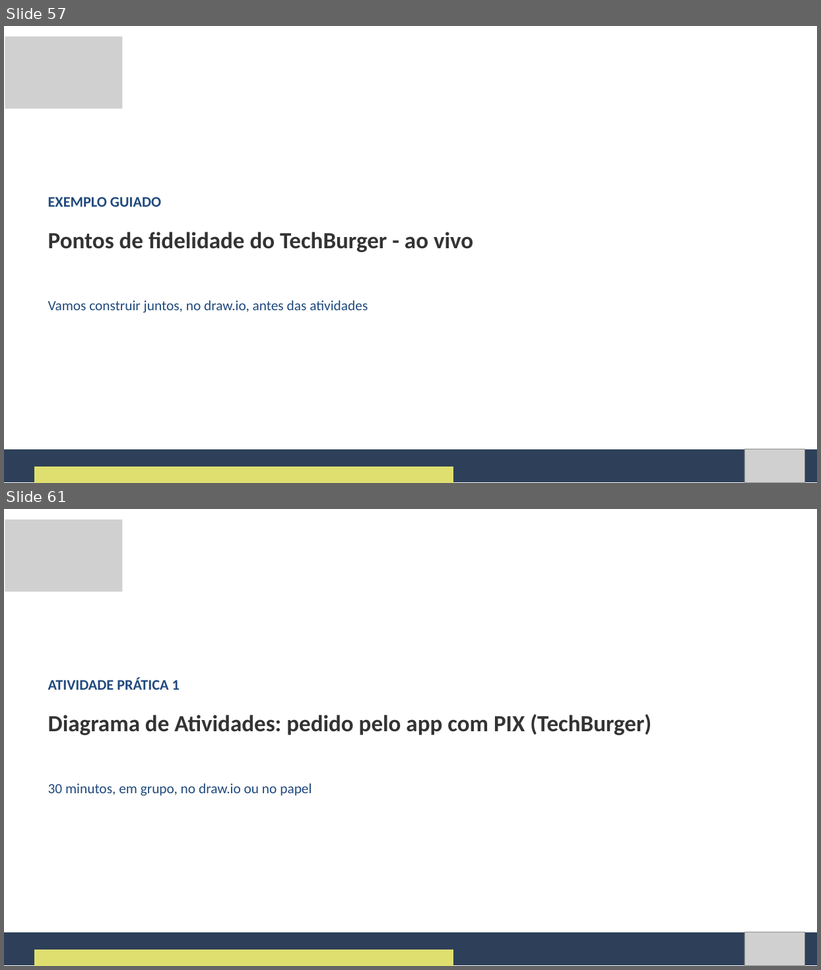
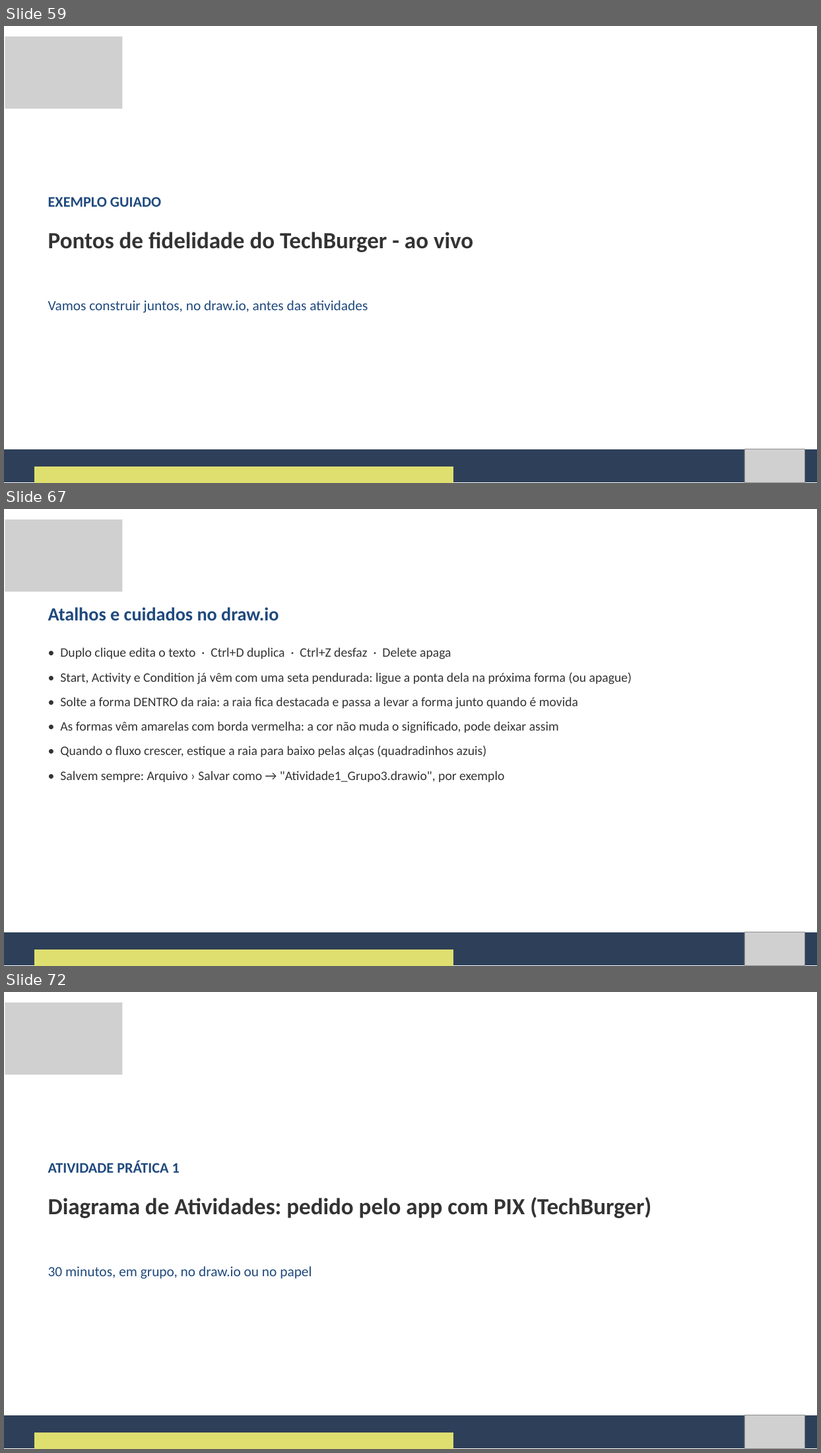
Before and after one commit to Natan20/Curso-Modelagem-De-Sistemas-Material, a slide deck: Aula 07 - 02-10-2026/Aula 7 - Slides.pptx. Shown one above the other, each under a label of ours: slides 57 and 61 before the commit, slides 59, 67 and 72 after it; the slides between them are not shown. The pictures are 821x970 and 821x1453 pixels, drawn with LibreOffice and Linux fonts; fonts in the diff are those of the drawing; grey boxes stand for pictures. Boxes give left, top, right and bottom in pixels: in the first picture for what was removed or moved away, otherwise in the second. Text is boxed around its words. In the diff, an @@ line names an element or a change of style, - is before the commit and + after.

Commit message:
Adiciona mapa do draw.io na Aula 7: onde fica cada forma (nomes em inglês) e cola por atividade

```diff
--- a/Aula 07 - 02-10-2026/Aula 7 - Slides.pptx
+++ b/Aula 07 - 02-10-2026/Aula 7 - Slides.pptx
@@ slide 67 added at [4, 509, 817, 966], background #FFFFFF @@
@@ picture added at [5, 520, 122, 592] @@
@@ text added at [48, 607, 279, 621], 33 pt, text #1F497D, bold @@
+Atalhos e cuidados no draw.io
@@ text added at [60, 648, 632, 782], 23 pt, text #333333 @@
+• Duplo clique edita o texto · Ctrl+D duplica · Ctrl+Z desfaz · Delete apaga
+• Start, Activity e Condition já vêm com uma seta pendurada: ligue a ponta dela na próxima forma (ou apague)
+• Solte a forma DENTRO da raia: a raia fica destacada e passa a levar a forma junto quando é movida
+• As formas vêm amarelas com borda vermelha: a cor não muda o significado, pode deixar assim
+• Quando o fluxo crescer, estique a raia para baixo pelas alças (quadradinhos azuis)
+• Salvem sempre: Arquivo › Salvar como → "Atividade1_Grupo3.drawio", por exemplo
@@ freeform shape added at [4, 933, 817, 966], fill #2E4059 @@
@@ picture added at [745, 932, 805, 966] @@
@@ freeform shape added at [34, 950, 453, 966], fill #DFDF6F @@
@@ what was slide 57 is now slide 59 @@
@@ what was slide 61 is now slide 72 @@
```
Also in this commit, not shown: 19 slides changed, 14 other slides added, 2 other files.
